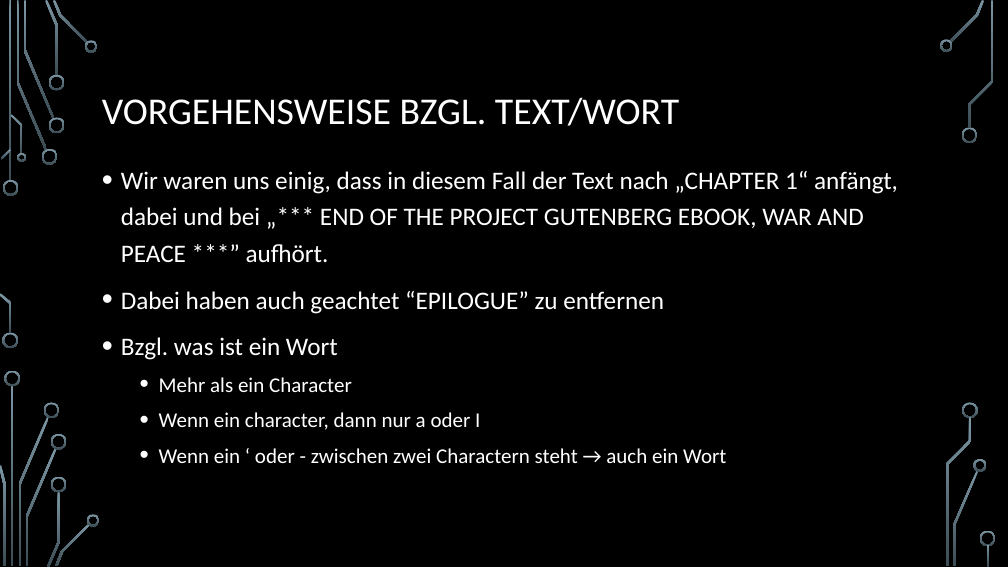
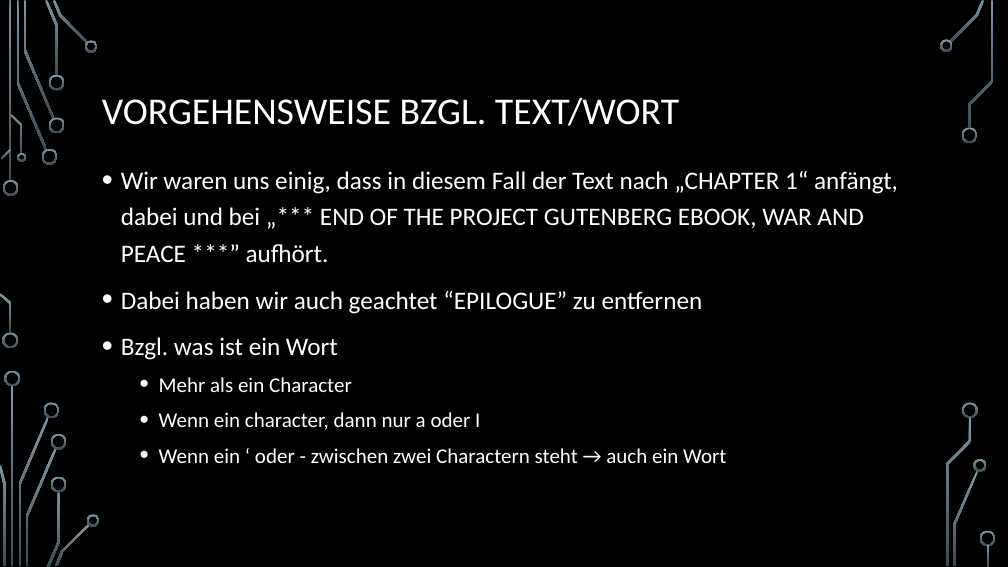
Before and after one commit to Taharium/FPROG-Project, a slide deck: slide 3 of FPROG-Project.pptx. Drawn at 1008x567 pixels with LibreOffice and Linux fonts; fonts in the diff are those of the drawing; background and template pictures are left out. Boxes give left, top, right and bottom in pixels: in the first picture for what was removed or moved away, otherwise in the second. Text is boxed around its words. In the diff, an @@ line names an element or a change of style, - is before the commit and + after.

```diff
--- a/FPROG-Project.pptx
+++ b/FPROG-Project.pptx
@@ text at box(121, 291, 703, 314): text changed @@
-• Dabei haben auch geachtet “EPILOGUE” zu entfernen
+• Dabei haben wir auch geachtet “EPILOGUE” zu entfernen
```
Also in this commit, not shown: 1 other slide changed, 2 other files.
